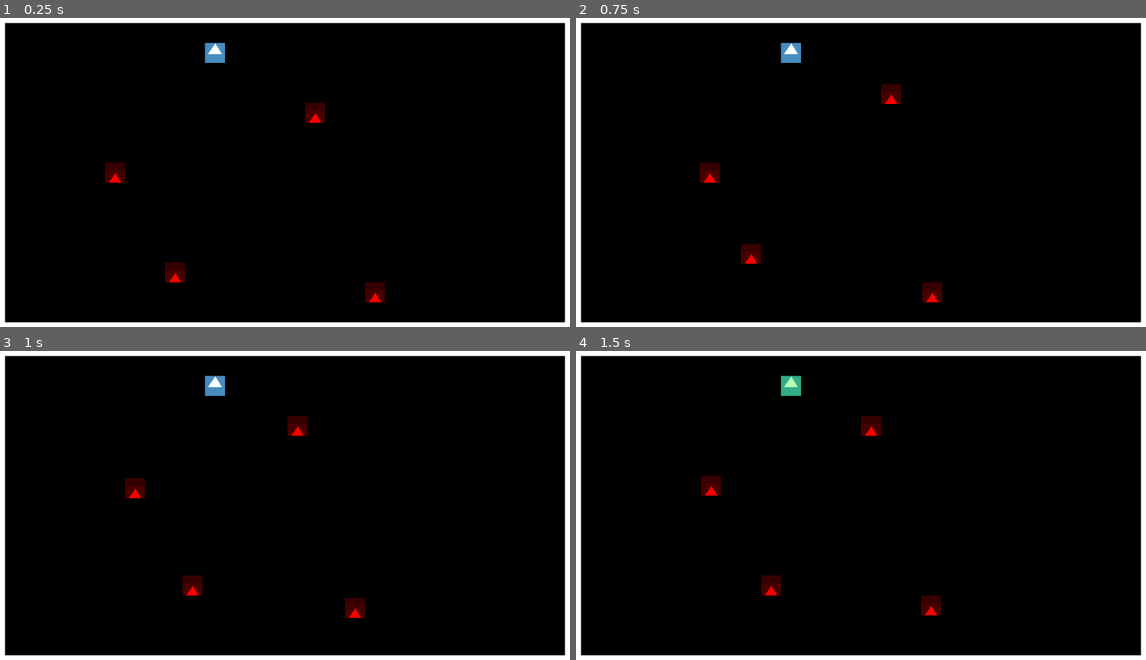
Above: before the commit, frames 1-4 (two rows, left to right).
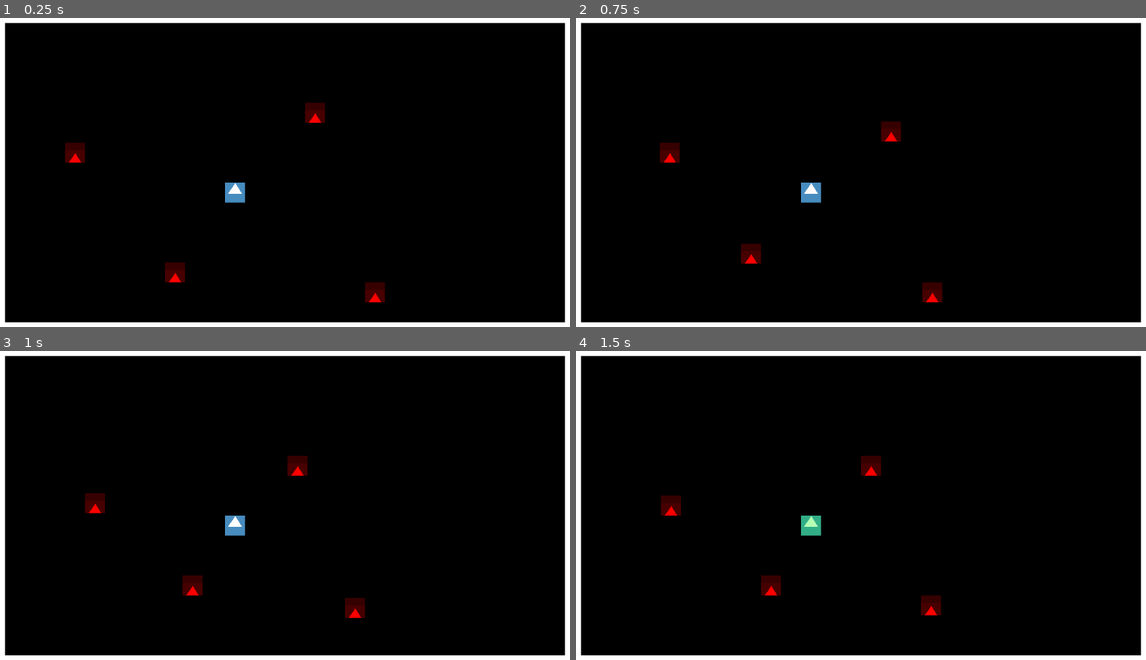
Above: after the commit, the same moments.

Repository: deengames-prototypes/roguelike-base
Game: Godot game, scene res://contexts/core/scenes/CoreGameScene.tscn
Two runs of this game, one before a commit and one after it. Both use one fixed random seed, a clock stepped at 60 frames per second and the inputs below. The engine's default icon, where the game draws it, is replaced by a stand-in: a white triangle on a blue panel in a dark square.
Inputs:
- Up to frame 1 (0.25 s): no input
- Up to frame 2 (0.75 s): tap Enter (ui_accept) at 0.5 s; tap F (fire_projectile) at 0.6 s
- Up to frame 3 (1 s): tap Enter (ui_accept) at 0.77 s
- Up to frame 4 (1.5 s): tap F (fire_projectile) at 1.35 s

The runs differ from the first frame. In frame 1, 0.9% of the frame differs, in the area x 11-44%, y 7-60%; in frame 2, 1.4%; in frame 3, 1.4%, in the area x 14-54%, y 7-60%; in frame 4, 1.4%.

Commit message:
You can shoot to kill.
Everything's based on tween time and assumptions. Can't hit the guy in the middle.
Fix: aimer layers. Simplifies code a lot.

Diff:
--- a/source/contexts/core/scenes/CoreGameScene.tscn
+++ b/source/contexts/core/scenes/CoreGameScene.tscn
@@ -35,7 +35,7 @@
 layer_0/tile_data = PackedInt32Array(0, 65536, 0, 65536, 65536, 0, 131072, 65536, 0, 196608, 65536, 0, 262144, 65536, 0 …(9387 unchanged characters)…
 
 [node name="Player" parent="." instance=ExtResource("3_8hkbo")]
-position = Vector2(352, 64)
+position = Vector2(384, 288)
 
 [node name="Monster9" parent="." instance=ExtResource("4_vk0oa")]
 position = Vector2(512, 160)
@@ -44,7 +44,7 @@
 position = Vector2(288, 416)
 
 [node name="Monster13" parent="." instance=ExtResource("4_vk0oa")]
-position = Vector2(192, 256)
+position = Vector2(128, 224)
 
 [node name="Monster4" parent="." instance=ExtResource("4_vk0oa")]
 position = Vector2(608, 448)
--- a/source/contexts/core/scenes/entities/Player.gd
+++ b/source/contexts/core/scenes/entities/Player.gd
@@ -16,11 +16,14 @@
 var moving_to_tile:Vector2i
 
 var is_aiming:bool = false
-
+var projectile_shooter = ProjectileShooter.new()
 
 # TODO: GOES INTO DATA
 var health_left:int = 4
 var firing_range:int = 5 # 0 to disable
+
+func _ready():
+	add_child(projectile_shooter)
 
 func _unhandled_key_input(event:InputEvent) -> void:
 	if is_moving or is_aiming:
@@ -79,8 +82,11 @@
 	var target = await aimer.picked_target
 
 	get_parent().remove_child(aimer)
-	print("fire at %s" % target)
-	is_aiming = false
+	projectile_shooter.shoot(target)
+	projectile_shooter.hit.connect(func(hit_who):
+		hit_who.hurt()
+		is_aiming = false
+	)
 
 func handle_melee(target:Monster, direction_vector:Vector2i) -> void:
 	target.hurt()
--- a/source/contexts/core/scenes/ui/Aimer.gd
+++ b/source/contexts/core/scenes/ui/Aimer.gd
@@ -4,7 +4,6 @@
 
 const TILE_SIZE:int = 32
 
-var player
 var target
 
 var direction_vectors = {
@@ -14,9 +13,6 @@
 	"down": Vector2.DOWN
 }
 
-func _ready() -> void:
-	player = get_tree().get_first_node_in_group("Player")
-
 func _process(_delta: float) -> void:
 	if Input.is_action_just_pressed("ui_cancel"):
 		picked_target.emit(null) # cancelled
@@ -25,13 +21,10 @@
 		if Input.is_action_just_pressed("ui_%s" % direction):
 			self.position += direction_vectors[direction] * TILE_SIZE
 
-	if Input.is_action_just_pressed("fire_projectile") and target != null and target != player:
+	if Input.is_action_just_pressed("fire_projectile") and target != null:
 		picked_target.emit(target)
 
 func _on_area_entered(area: Area2D) -> void:
-	if area == player:
-		return
-
 	target = area
 
 func _on_area_exited(area: Area2D) -> void:
--- a/source/contexts/core/scenes/ui/Aimer.tscn
+++ b/source/contexts/core/scenes/ui/Aimer.tscn
@@ -6,6 +6,8 @@
 size = Vector2(30, 30)
 
 [node name="Aimer" type="Area2D"]
+collision_layer = 0
+collision_mask = 2
 script = ExtResource("1_3w230")
 
 [node name="CollisionShape2D" type="CollisionShape2D" parent="."]
--- a/source/contexts/core/scripts/CoreEventBus.gd
+++ b/source/contexts/core/scripts/CoreEventBus.gd
@@ -2,6 +2,6 @@
 
 # Picked a destination tile, about to tween
 signal player_moving()
+signal player_died() # Game over, in other words
 
-signal player_died() # Game over, in other words
 signal monster_died(who)
--- /dev/null
+++ b/source/contexts/core/scripts/ProjectileShooter.gd
@@ -0,0 +1,30 @@
+class_name ProjectileShooter
+extends Node
+
+signal hit(target)
+
+const TILE_SIZE = 32
+const HALF_TILE_SIZE = Vector2(TILE_SIZE / 2, TILE_SIZE / 2)
+
+const PROJECTILES = {
+	"player": preload("res://contexts/core/scenes/entities/Projectile.tscn")
+}
+
+const VELOCITY = 100
+
+func shoot(target) -> void:
+	var projectile = PROJECTILES["player"].instantiate()
+	get_parent().add_child(projectile)
+
+	# Half-tile-size is used to center objects *perfectly* :)
+	var start_position = get_parent().global_position + HALF_TILE_SIZE
+	var stop_position = target.global_position + HALF_TILE_SIZE
+	var travel_time = (stop_position - start_position).length() / VELOCITY
+
+	projectile.global_position = start_position
+	var tween = self.create_tween()
+	tween.tween_property(projectile, "global_position", stop_position, travel_time)
+	tween.finished.connect(func():
+		hit.emit(target)
+		projectile.queue_free()
+	)
